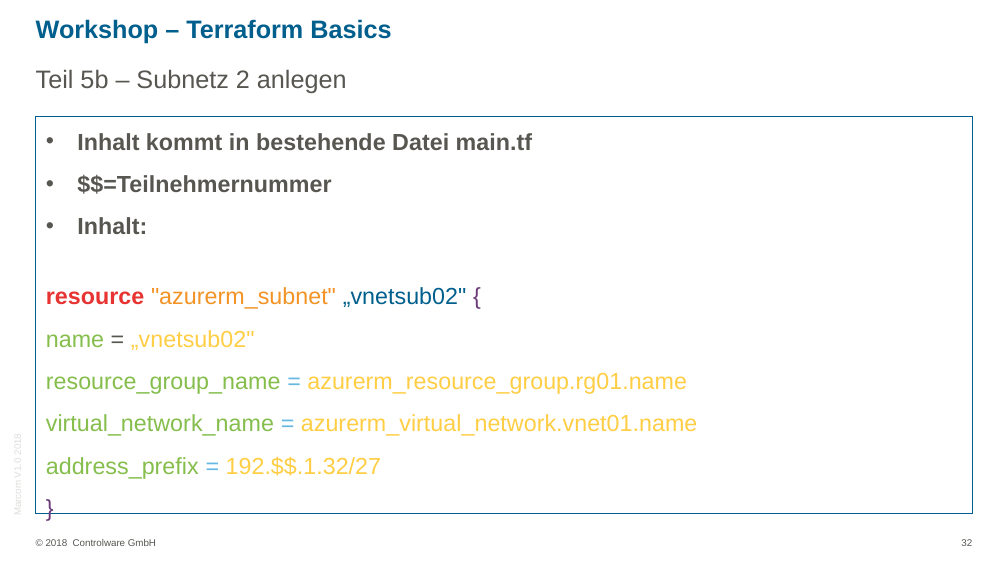
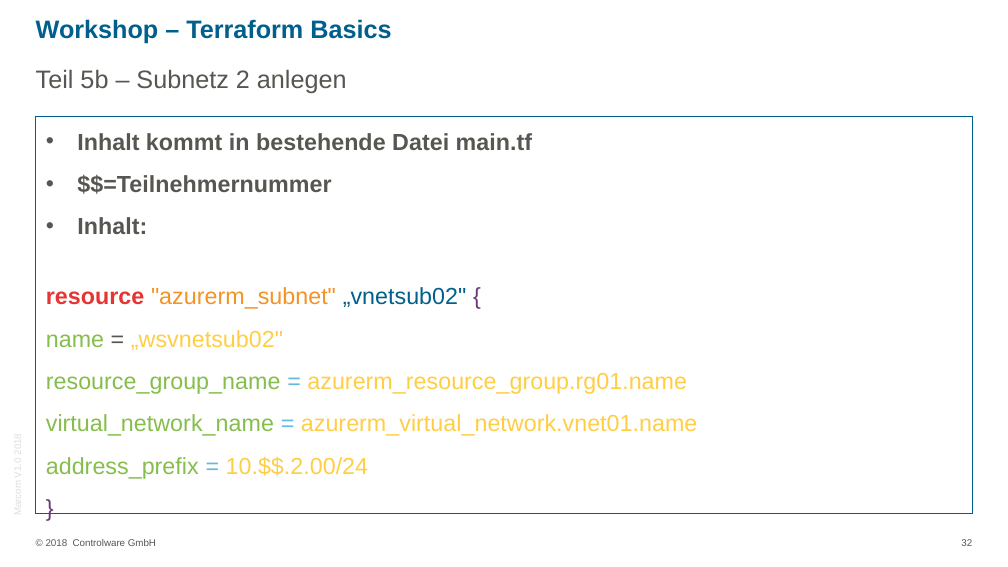
Before and after one commit to rscheder/workshops, a slide deck: slide 32 of tf/ppt/Workshop_Terraform_Basic.pptx. Drawn at 1008x567 pixels with LibreOffice and Linux fonts; fonts in the diff are those of the drawing; background and template pictures are left out. Boxes give left, top, right and bottom in pixels: in the first picture for what was removed or moved away, otherwise in the second. Text is boxed around its words. In the diff, an @@ line names an element or a change of style, - is before the commit and + after.

```diff
--- a/tf/ppt/Workshop_Terraform_Basic.pptx
+++ b/tf/ppt/Workshop_Terraform_Basic.pptx
@@ text at box(46, 330, 283, 350): text changed @@
-name = „vnetsub02"
+name = „wsvnetsub02"
@@ text at box(46, 456, 369, 479): text changed @@
-address_prefix = 192.$$.1.32/27
+address_prefix = 10.$$.2.00/24
```
Also in this commit, not shown: 4 other slides changed, 3 other files.
